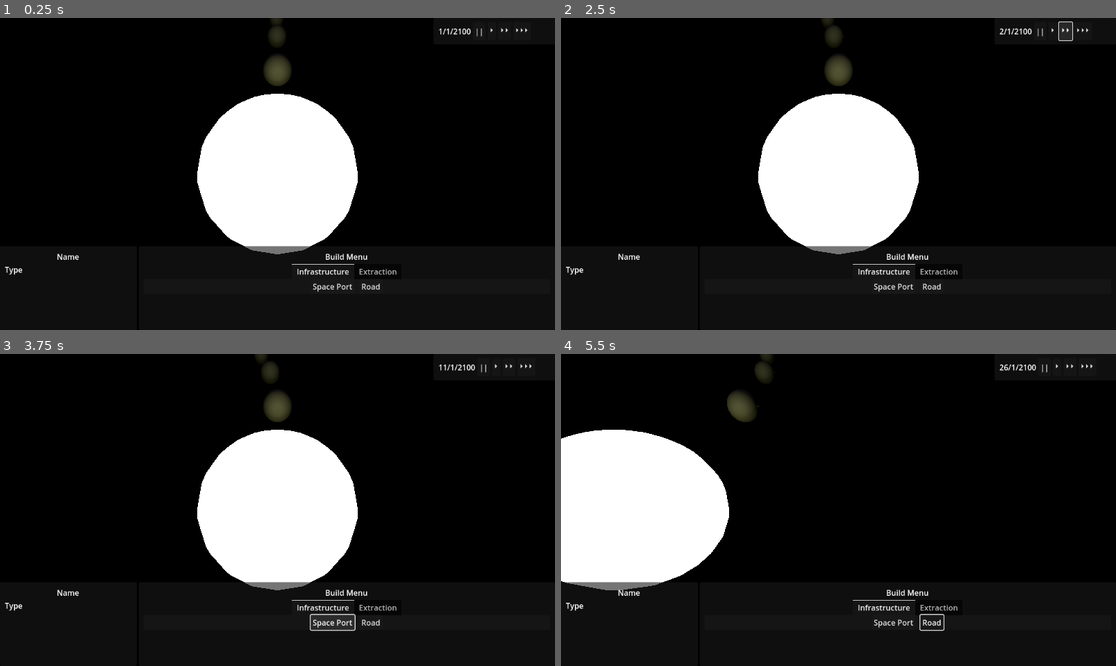
Above: before the commit, frames 1-4 (two rows, left to right).
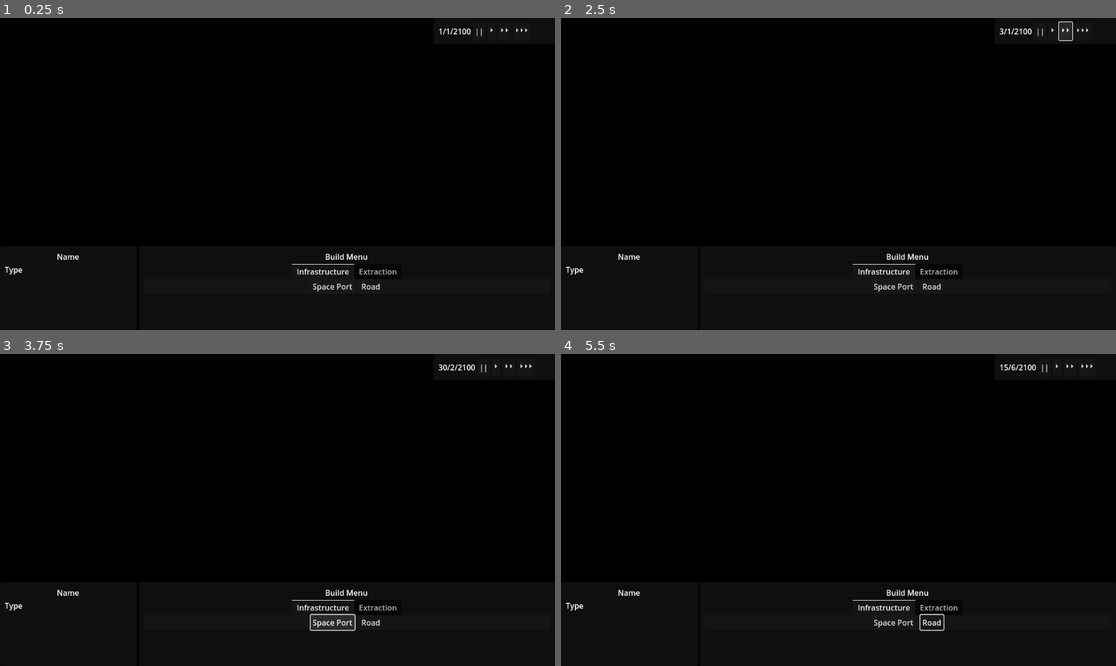
Above: after the commit, the same moments.

Repository: Caine-Coy/CoyVerse
Game: Godot game, scene res://Galaxy.tscn
Same seed, same stepped clock (60 frames per second), same inputs: the game is played once before the commit and once after it.
Inputs (mouse positions are in pixels of both pictures, inside the frame that each line leads up to):
- Up to frame 1 (0.25 s): no input
- Up to frame 2 (2.5 s): click "||" at 0.5 s; click "⏵" at 1.25 s; click "⏵⏵" at 2 s
- Up to frame 3 (3.75 s): click "⏵⏵⏵" at 2.75 s; click "Space Port" at 3.5 s
- Up to frame 4 (5.5 s): click "Road" at 4.25 s; tap Enter at 5 s; move the mouse to (960, 494) at 5.02 s; hold D (move_right) from 5.03 s (still down); hold Space (deselect) from 5.03 s (still down); click (960, 494) at 5.17 s

The runs differ from the first frame. In frame 1, 12% of the frame differs, in the area x 35-65%, y 0-76%; in frame 2, 12%; in frame 3, 12%; in frame 4, 14%, in the area x 0-82%, y 0-76%.
Error after the commit: Compile Error: (res://GalacticController.gd:-1)

Commit message:
Fix: Planet Speeds now tied to the calender (Vaguely...)

Diff:
--- a/CelBody/CelestialBody.gd
+++ b/CelBody/CelestialBody.gd
@@ -5,6 +5,7 @@
 @onready var collisionSurface : CollisionShape3D = %ClickableArea/Collider
 @onready var barycentre : Node3D = get_parent()
 @onready var system : Node3D #
+@onready var galacticController = get_tree().get_first_node_in_group("GalacticCore")
 
 enum CelestialTypes{STAR,PLANET,MOON,ASTEROID}
 enum PlanetTypes{CONTINENTAL,WATER_OCEAN,ICE,MAGMA,BARREN}
@@ -12,12 +13,12 @@
 @export var celestialType : CelestialTypes
 var planetType
 var radius
-var rotationSpeed = 0
-
+var orbitalSpeed
+var distanceFromStar
+var orbitalPeriod
 # Called when the node enters the scene tree for the first time.
 func _ready():
 	barycentre.name = name
-	pass
 # Called every frame. 'delta' is the elapsed time since the previous frame.
 func _process(delta):
 	Orbit(delta)
@@ -27,9 +28,11 @@
 	radius = _radius
 	bodySurface.radius = _radius
 	collisionSurface.shape.set_radius(_radius)
+
 #Need to Calculate Rotation Speed
 func Orbit(delta):
-	barycentre.rotate(Vector3(0,1,0),rotationSpeed*delta)
+	if (not galacticController.paused):
+		barycentre.rotate(Vector3(0,1,0),(orbitalSpeed)*(delta*galacticController.speeds[-galacticController.speed]))
 
 func SetRandomPlanetType():
 	if celestialType == CelestialTypes.PLANET or celestialType == CelestialTypes.MOON:
--- a/CelBody/Civilisation/PlanetEconController.gd
+++ b/CelBody/Civilisation/PlanetEconController.gd
@@ -8,6 +8,6 @@
 
 func _ready():
 	#Needs running afterWorldgen. When Colony Creation is in
-	name = str(planet.name," Base ",CoyName.IntToGreek(1))
+	name = str(planet.name," Base ",CoyUtils.IntToGreek(1))
 func update():
 	pass
--- a/ControlUi.gd
+++ b/ControlUi.gd
@@ -1,6 +1,5 @@
 extends Control
 
-#Spaghetti Causing
 @onready var galacticController = get_tree().get_first_node_in_group("GalacticCore")
 
 #InfoBox
--- a/GalacticController.gd
+++ b/GalacticController.gd
@@ -2,6 +2,7 @@
 
 var SolarScene : PackedScene = load("res://CelBody/solarSystem.tscn")
 #Godot Meters to AU
+#so 100M is 1 AU
 const SCALE = 100
 const systemCount = 1
 #Star System Planet Amounts
@@ -14,7 +15,7 @@
 signal dayPassed
 
 #Frames(ish) per day
-var speeds = [2,0.5,0.1]
+var speeds = [1,0.25,0.01]
 var speed = 1
 var timePerDay
 var _deltaTime = 0
@@ -35,10 +36,10 @@
 	var system : Node3D = SolarScene.instantiate()
 	system.planetCount = _planetCount
 	system.starCount = _starCount
-	system.name = CoyName.GetStarName()
+	system.name = CoyUtils.GetStarName()
 	add_child(system)
 
-	system.rotationSpeed = float(randi() % 100) / 100
+
 
 	CoyDebug.Log(str("System ",_name," created with ",_starCount," stars and ",_planetCount," planets"),CoyDebug.verbosityStates.ALL)
 # Called every frame. 'delta' is the elapsed time since the previous frame.
--- a/SolarSysController.gd
+++ b/SolarSysController.gd
@@ -26,6 +26,7 @@
 
 	add_child(starRoot)
 	star = starRoot.get_child(0)
+	star.orbitalSpeed = 0
 	star.add_to_group("Star")
 	star.name = name
 
@@ -36,13 +37,18 @@
 	planet.add_to_group(name)
 	planet.add_to_group("Planet")
 	planets.append(planet)
+
+	planet.SetRandomPlanetType()
+	planet.distanceFromStar = (galaxyController.SCALE * planetNum) + (starRadius*4)
+	planet.orbitalPeriod = planetNum+1 * 121
+	planet.orbitalSpeed = planet.orbitalPeriod/(planetNum+1) / 100.0
+
 	star.add_child(planetBary)
 
-	planetBary.name = str(name," ",CoyName.IntToRoman(planetNum+1))
-	planet.name = str(name," ",CoyName.IntToRoman(planetNum+1))
-	planet.SetRandomPlanetType()
-	planet.position.z = -((galaxyController.SCALE * planetNum) + (starRadius*4))
-	planet.rotationSpeed = 0.01*planetNum
+	planetBary.name = str(name," ",CoyUtils.IntToRoman(planetNum+1))
+	planet.name = str(name," ",CoyUtils.IntToRoman(planetNum+1))
+
+	planet.position.z = -(planet.distanceFromStar)
 	CoyDebug.Log(str("Made new planet ",planet.name," of type ", planet.planetType),CoyDebug.verbosityStates.ALL)
 
 # Called every frame. 'delta' is the elapsed time since the previous frame.
--- a/Utility/Autoloaded/CoyName.gd
+++ /dev/null
@@ -1,28 +0,0 @@
-extends Node
-
-@onready var starNames = CoyFile.LoadFileCSV("res://CelBody/StarNames.json")
-var usedStarNames = []
-#Romaniser
-var roman_numerals = {'M' : 1000, 'CM' : 90, 'D' : 500, 'CD' : 400, 'C' : 100, 'XC' : 90, 'L' : 50, 'XL' : 40, 'X' :10, 'IX' : 9, 'V' : 5, 'IV' : 4, 'I' : 1}
-var greek_letters = ['Alpha', 'Beta', 'Gamma', 'Delta', 'Epsilon', 'Zeta', 'Eta', 'Theta', 'Iota', 'Kappa', 'Lambda', 'Mu', 'Nu', 'Xi', 'Omicron', 'Pi', 'Rho', 'Sigma', 'Tau', 'Upsilon', 'Phi', 'Chi', 'Psi', 'Omega']
-
-func GetStarName():
-	var _name
-	for i in range(starNames.size()):
-		if usedStarNames.find(starNames[i]):
-			usedStarNames.append(starNames[i])
-			_name = starNames[i]
-	return _name
-
-func IntToRoman(_number : int):
-	var _roman_numeral = ''
-	for key in roman_numerals:
-		while _number >= roman_numerals.get(key):
-			_roman_numeral += key
-			_number -= roman_numerals.get(key)
-	return _roman_numeral
-
-func IntToGreek(_number : int):
-	# Adjust the number to fit within the range of Greek letters
-	_number = (_number - 1) % 24
-	return greek_letters[_number]
--- a/project.godot
+++ b/project.godot
@@ -18,7 +18,7 @@
 [autoload]
 
 CoyDebug="*res://Utility/Autoloaded/CoyDebug.gd"
-CoyName="*res://Utility/Autoloaded/CoyName.gd"
+CoyUtils="*res://Utility/Autoloaded/CoyUtils.gd"
 CoyFile="*res://Utility/Autoloaded/CoyFile.gd"
 
 [dotnet]
